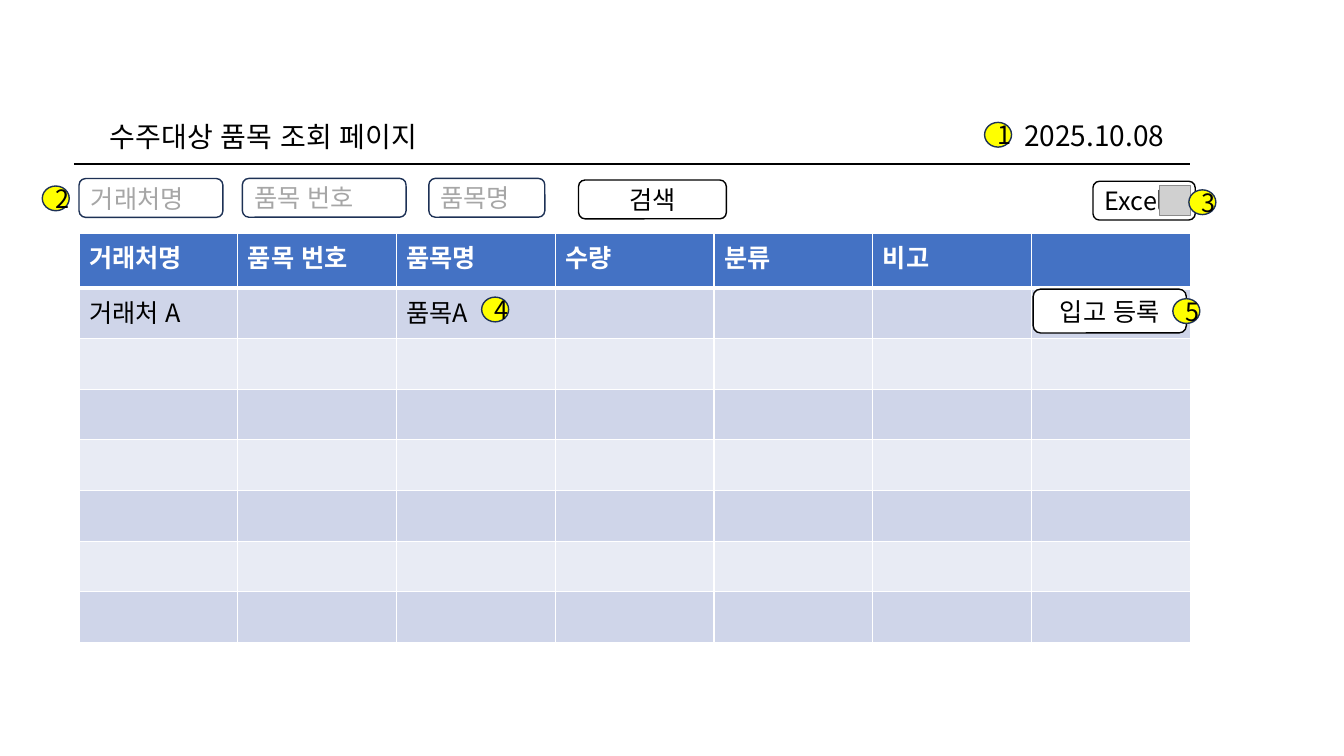
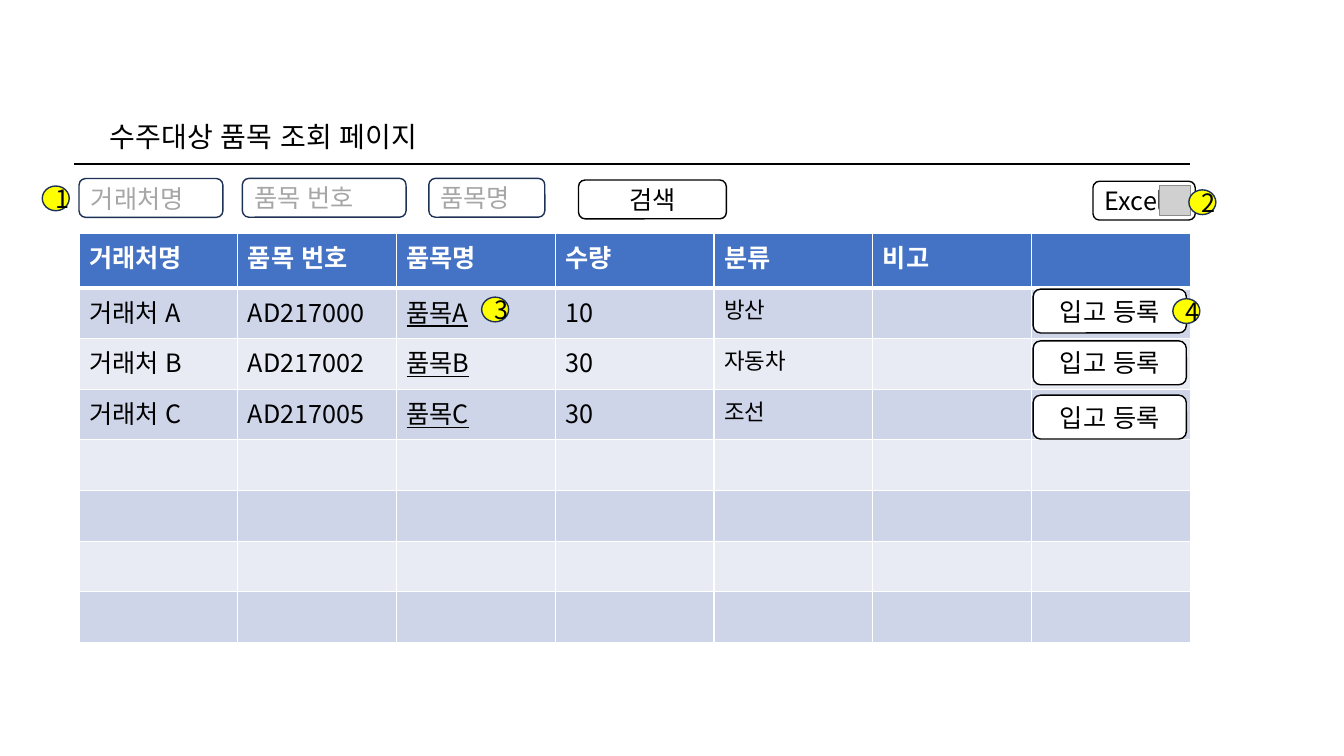
Before and after one commit to wjdgotjd28-del/mes_tripleJ, a slide deck: slide 1 of 화면설계서/수주대상 품목 입출고 관리 페이지(수정중).pptx. Drawn at 1344x756 pixels with LibreOffice and Linux fonts; fonts in the diff are those of the drawing; grey boxes stand for pictures; background and template pictures are left out. Boxes give left, top, right and bottom in pixels: in the first picture for what was removed or moved away, otherwise in the second. Text is boxed around its words. In the diff, an @@ line names an element or a change of style, - is before the commit and + after.

```diff
--- a/화면설계서/수주대상 품목 입출고 관리 페이지(수정중).pptx
+++ b/화면설계서/수주대상 품목 입출고 관리 페이지(수정중).pptx
@@ rectangle removed at (895, 71, 1287, 199) @@
-2025.10.08
@@ ellipse removed at (985, 122, 1012, 147) @@
-1
@@ text in ellipse at (55, 182, 69, 214): text changed @@
-2
+1
@@ text in ellipse at (1202, 186, 1216, 218): text changed @@
-3
+2
@@ table at (79, 233, 1187, 642) @@
-row 2: 거래처 A |  | 품목A |  |  |  | 
+row 2: 거래처 A | AD217000 | 품목A | 10 | 방산 |  | 
+row 3: 거래처 B | AD217002 | 품목B | 30 | 자동차 |  | 
+row 4: 거래처 C | AD217005 | 품목C | 30 | 조선 |  | 
-row 7:  |  |  |  |  |  | 
-row 8:  |  |  |  |  |  | 
@@ underline on in "품목A" @@
@@ text in ellipse at (495, 293, 509, 325): text changed @@
-4
+3
@@ text in ellipse at (1186, 295, 1200, 327): text changed @@
-5
+4
@@ rounded rectangle added at (1033, 341, 1187, 384), fill #FFFFFF, outline #000000 1 pt, 18 pt, text #000000 @@
+입고 등록
@@ rounded rectangle added at (1033, 395, 1187, 439), fill #FFFFFF, outline #000000 1 pt, 18 pt, text #000000 @@
+입고 등록
```
Also in this commit, not shown: 6 other slides changed, 3 other files.
